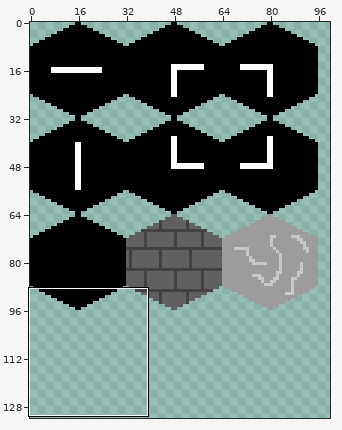
A sprite sheet gets an edit: Art/TileSet.png. The first picture is a wide view before the edit; the outline marks the close-up.
Close-up. Before the edit:
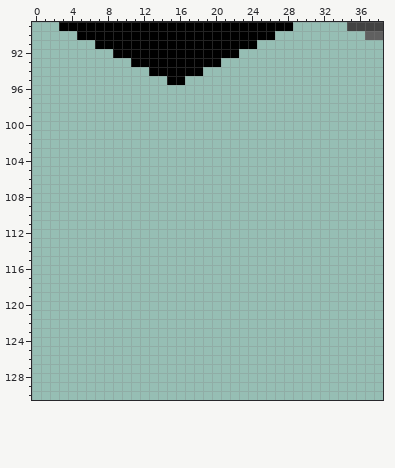
The file is 160x160 pixels. Shown: x 0..38, y 89..130. The wide view leaves out empty margins.
After:
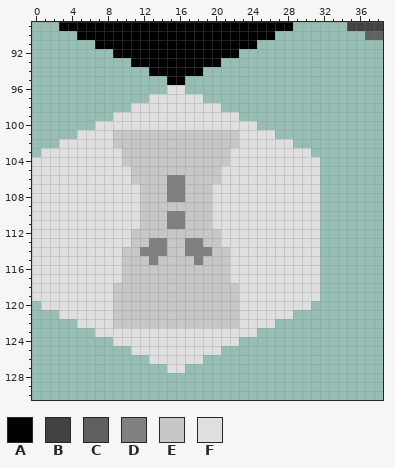
Palette (. is transparent): A #000000  B #424242  C #606060  D #808080  E #c7c7c7  F #dfdfdf
The edit:
The author put colour D in rows 106 to 108 at x 15 to 16; in rows 110 to 111 at x 15 to 16; in row 113 at x 13 to 14 and 17 to 18; in row 114 at x 12 to 14 and 17 to 19; in row 115 at x 13 and 18.
The author put colour E in rows 101 to 102 at x 9 to 22; in rows 103 to 104 at x 10 to 21; in row 105 at x 11 to 20; in row 106 at x 11 to 14 and 17 to 20; in rows 107 to 108 at x 12 to 14 and 17 to 19; in row 109 at x 12 to 19.
The author put colour E in rows 110 to 111 at x 12 to 14 and 17 to 19; in row 112 at x 11 to 20; in row 113 at x 11 to 12, 15 to 16 and 19 to 20; in row 114 at x 10 to 11, 15 to 16 and 20 to 21; in row 115 at x 10 to 12, 14 to 17 and 19 to 21; in rows 116 to 117 at x 10 to 21.
The author put colour E in rows 118 to 122 at x 9 to 22.
The author put colour F in row 96 at x 15 to 16; in row 97 at x 13 to 18; in row 98 at x 11 to 20; in row 99 at x 9 to 22; in row 100 at x 7 to 24; in row 101 at x 5 to 8 and 23 to 26.
The author put colour F in row 102 at x 3 to 8 and 23 to 28; in row 103 at x 1 to 9 and 22 to 30; in row 104 at x 0 to 9 and 22 to 31; in rows 105 to 106 at x 0 to 10 and 21 to 31; in rows 107 to 111 at x 0 to 11 and 20 to 31; in rows 112 to 113 at x 0 to 10 and 21 to 31.
The author put colour F in rows 114 to 117 at x 0 to 9 and 22 to 31; in rows 118 to 119 at x 0 to 8 and 23 to 31; in row 120 at x 1 to 8 and 23 to 30; in row 121 at x 3 to 8 and 23 to 28; in row 122 at x 5 to 8 and 23 to 26; in row 123 at x 7 to 24.
The author put colour F in row 124 at x 9 to 22; in row 125 at x 11 to 20; in row 126 at x 13 to 18; in row 127 at x 15 to 16.
Where, in picture pixels (left, top, right, bottom), the same in both close-ups:
added: (32, 85, 320, 373)
